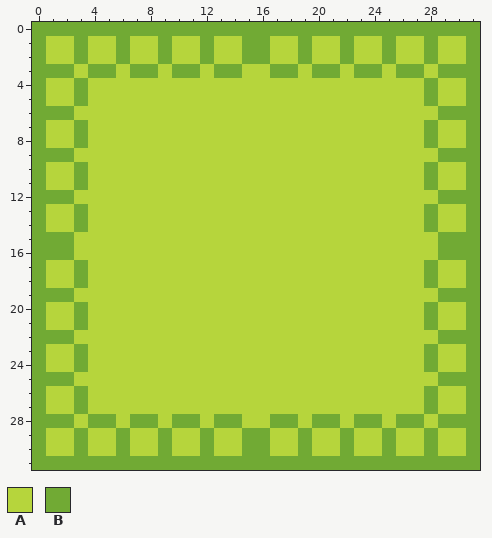
Edited in one commit: pixel-art file (Assets/Art/Walls/GrassBG.aseprite). That is the earlier state.
32x32 pixels, 1 frame.
Palette (. is transparent): A #b6d53c  B #71aa34
Pixels before, first column x 0:
 0 BBBBBBBBBBBBBBBBBBBBBBBBBBBBBBBB
 1 BAABAABAABAABAABBAABAABAABAABAAB
 2 BAABAABAABAABAABBAABAABAABAABAAB
 3 BBBABBABBABBABBAABBABBABBABBABBB
 4 BAABAAAAAAAAAAAAAAAAAAAAAAAABAAB
 5 BAABAAAAAAAAAAAAAAAAAAAAAAAABAAB
 6 BBBAAAAAAAAAAAAAAAAAAAAAAAAAABBB
 7 BAABAAAAAAAAAAAAAAAAAAAAAAAABAAB
 8 BAABAAAAAAAAAAAAAAAAAAAAAAAABAAB
 9 BBBAAAAAAAAAAAAAAAAAAAAAAAAAABBB
10 BAABAAAAAAAAAAAAAAAAAAAAAAAABAAB
11 BAABAAAAAAAAAAAAAAAAAAAAAAAABAAB
12 BBBAAAAAAAAAAAAAAAAAAAAAAAAAABBB
13 BAABAAAAAAAAAAAAAAAAAAAAAAAABAAB
14 BAABAAAAAAAAAAAAAAAAAAAAAAAABAAB
15 BBBAAAAAAAAAAAAAAAAAAAAAAAAAABBB
16 BBBAAAAAAAAAAAAAAAAAAAAAAAAAABBB
17 BAABAAAAAAAAAAAAAAAAAAAAAAAABAAB
18 BAABAAAAAAAAAAAAAAAAAAAAAAAABAAB
19 BBBAAAAAAAAAAAAAAAAAAAAAAAAAABBB
20 BAABAAAAAAAAAAAAAAAAAAAAAAAABAAB
21 BAABAAAAAAAAAAAAAAAAAAAAAAAABAAB
22 BBBAAAAAAAAAAAAAAAAAAAAAAAAAABBB
23 BAABAAAAAAAAAAAAAAAAAAAAAAAABAAB
24 BAABAAAAAAAAAAAAAAAAAAAAAAAABAAB
25 BBBAAAAAAAAAAAAAAAAAAAAAAAAAABBB
26 BAABAAAAAAAAAAAAAAAAAAAAAAAABAAB
27 BAABAAAAAAAAAAAAAAAAAAAAAAAABAAB
28 BBBABBABBABBABBAABBABBABBABBABBB
29 BAABAABAABAABAABBAABAABAABAABAAB
30 BAABAABAABAABAABBAABAABAABAABAAB
31 BBBBBBBBBBBBBBBBBBBBBBBBBBBBBBBB
The result:
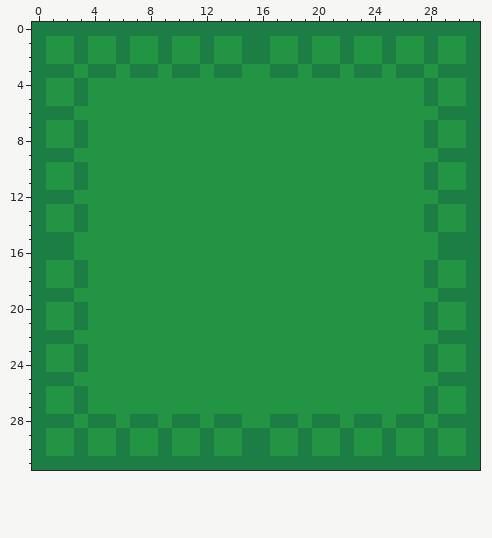
Diff:
colour A: #b6d53c -> #229443
colour B: #71aa34 -> #1d7e45
Pixel boxes of the changes (left, top, right, bottom) in both pictures:
changed: (32, 22, 480, 470)
